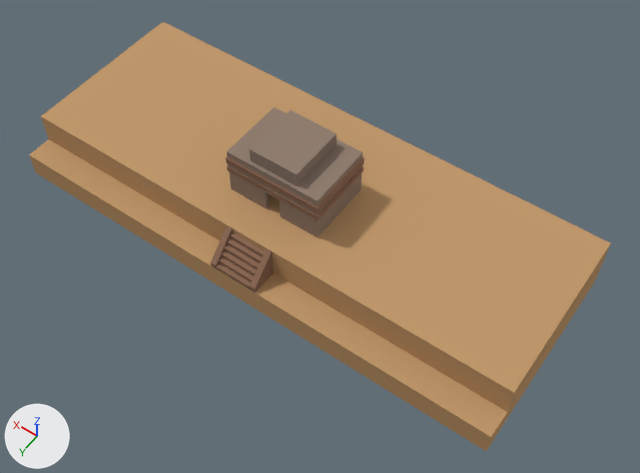
One commit to the Blender file Chop Chop/Assets/models/templeTop.blend: the scene before it, then after it.
The view is the same before and after, from a 50 mm lens placed at (-148.0, 149.0, 291.0), pointed at (-17.0, -36.0, 1.0). Every picture has the same lights, and +X, +Y and +Z are marked at lower left.

Before the edit, the objects in view are built like this:
```python
me_cube = bpy.data.meshes.new('Cube')
me_cube.from_pydata(...)  # 512 vertices, 499 faces; spans x -118.0..117.0, y -92.0..1.0, z -13.0..43.0
# faces by material slot: [173, 192, 134]
me_cube.materials.append(mat_temple1)  # brown #c2996d
me_cube.materials.append(mat_temple2)  # brown #8f6e59
me_cube.materials.append(mat_temple3)  # brown #927f72
ob_temple = bpy.data.objects.new('temple', me_cube)
ob_temple.location = (0.0, 0.0, 0.0)
```
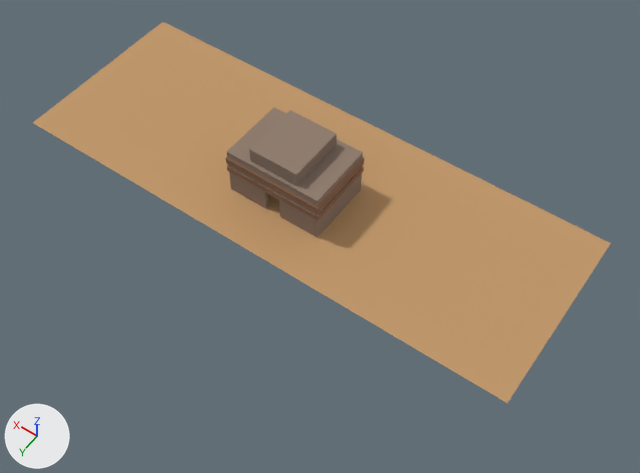
Where the newer file only moved an object's origin or applied its transform, the numbers keep the older frame.

Changed parts and their boxes (x1, y1, x2, y2) in the pictures (640 x 473 px):
```json
{"object": "temple", "change": "reshaped", "before": [29, 22, 611, 451], "after": [33, 22, 611, 403], "on screen": "11% shorter"}
{"part": 1, "of": "me_cube", "change": "deleted", "before": [215, 232, 265, 289], "on screen": "brown"}
{"part": 2, "of": "me_cube", "change": "cut back", "before": [29, 96, 610, 451], "after": [33, 96, 535, 403]}
```

The change, as JSON lines over the scene's bpy script:
```json
{"block": "me_cube", "where": "# used by ob_temple; location = (0.0, 0.0, 0.0)"}
{"op": "remove", "block": "me_cube", "code": "me_cube.from_pydata(...)  # 512 vertices, 499 faces; spans x -118.0..117.0, y -92.0..1.0, z -13.0..43.0"}
{"op": "add", "block": "me_cube", "code": "me_cube.from_pydata(...)  # 334 vertices, 309 faces; spans x -118.0..117.0, y -92.0..-6.0, z 14.0..43.0"}
{"block": "me_cube", "change": "me_cube part 1: the loose piece of 68 vertices spanning x -9.0..9.0, y -11.0..1.0, z -1.0..11.0 is deleted"}
{"block": "me_cube", "change": "me_cube part 2"}
{"block": "me_cube", "change": "126 vertices are removed from x -118.0..117.0, y -92.0..1.0, z -13.0..14.0"}
{"block": "me_cube", "change": "142 faces are deleted"}
{"block": "me_cube", "change": "10 new vertices lie (0.0, 21.0, 0.0) away from vertices in x -118.0..117.0, y -27.0, z 14.0"}
{"block": "me_cube", "change": "6 new vertices lie (-4.0, 0.0, 0.0) away from vertices in x 4.0, y -55.0..-6.0, z 14.0..25.0"}
{"block": "me_cube", "change": "14 new faces join them, mat_temple1 (brown #c2996d)"}
{"block": "me_cube", "change": "4 new faces join them, mat_temple3 (brown #927f72)"}
```
